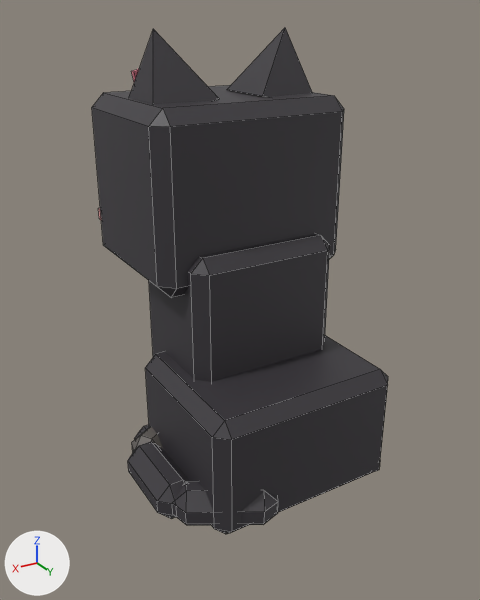
One commit to the FBX model assets/cat-cafe/exports/CatCafe_Cat_Soot_Sit.fbx: the scene before it, then after it.
The view is the same before and after, from a camera (50 mm lens) standing at (0.0139, 0.02277, 0.01899) and looking at (0.00097, 0.00121, 0.00821). Every picture has the same lights, and +X, +Y and +Z are marked at lower left. The older version comes first. Mesh edges are drawn as thin lines. Where no turn or scale is listed for an object, it has been applied to the vertices.

In view in the first picture: 'CatCafe_Cat_Soot_Sit_Body', 'CatCafe_Cat_Soot_Sit_EarL', 'CatCafe_Cat_Soot_Sit_EarR', 'CatCafe_Cat_Soot_Sit_Head', 'CatCafe_Cat_Soot_Sit_Tail'.
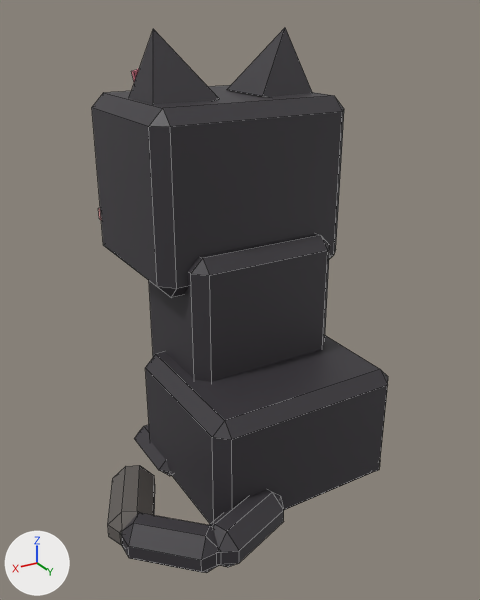
Location of each change, [x1, y1, x2, y2] in pixels of the pictures (480 x 600 px):
```json
{"object": "CatCafe_Cat_Soot_Sit_Tail", "change": "reshaped", "before": [128, 427, 278, 526], "after": [108, 465, 284, 573]}
```

Scene script edits in JSON lines:
```json
{"block": "me_catcafe_cat_soot_sit_tail", "where": "# used by ob_catcafe_cat_soot_sit_tail; location = (0.0019, 0.00513, 0.00105)"}
{"op": "remove", "block": "me_catcafe_cat_soot_sit_tail", "code": "me_catcafe_cat_soot_sit_tail.from_pydata(...)  # 72 vertices, 78 faces; spans x -0.00039..0.00398, y -0.00782..0.0006, z -0.00086..0.00085"}
{"op": "add", "block": "me_catcafe_cat_soot_sit_tail", "code": "me_catcafe_cat_soot_sit_tail.from_pydata(...)  # 72 vertices, 78 faces; spans x -0.00037..0.00613, y -0.00461..0.00184, z -0.00086..0.00085"}
{"block": "me_catcafe_cat_soot_sit_tail", "change": "me_catcafe_cat_soot_sit_tail part 1: 72 of 72 vertices moved; they spanned x -0.00039..0.00398, y -0.00782..0.0006, z -0.00086..0.00085 and now span x -0.00037..0.00613, y -0.00461..0.00184, z -0.00086..0.00085; mean shift (0.00146, 0.00288, 0.0)"}
```
